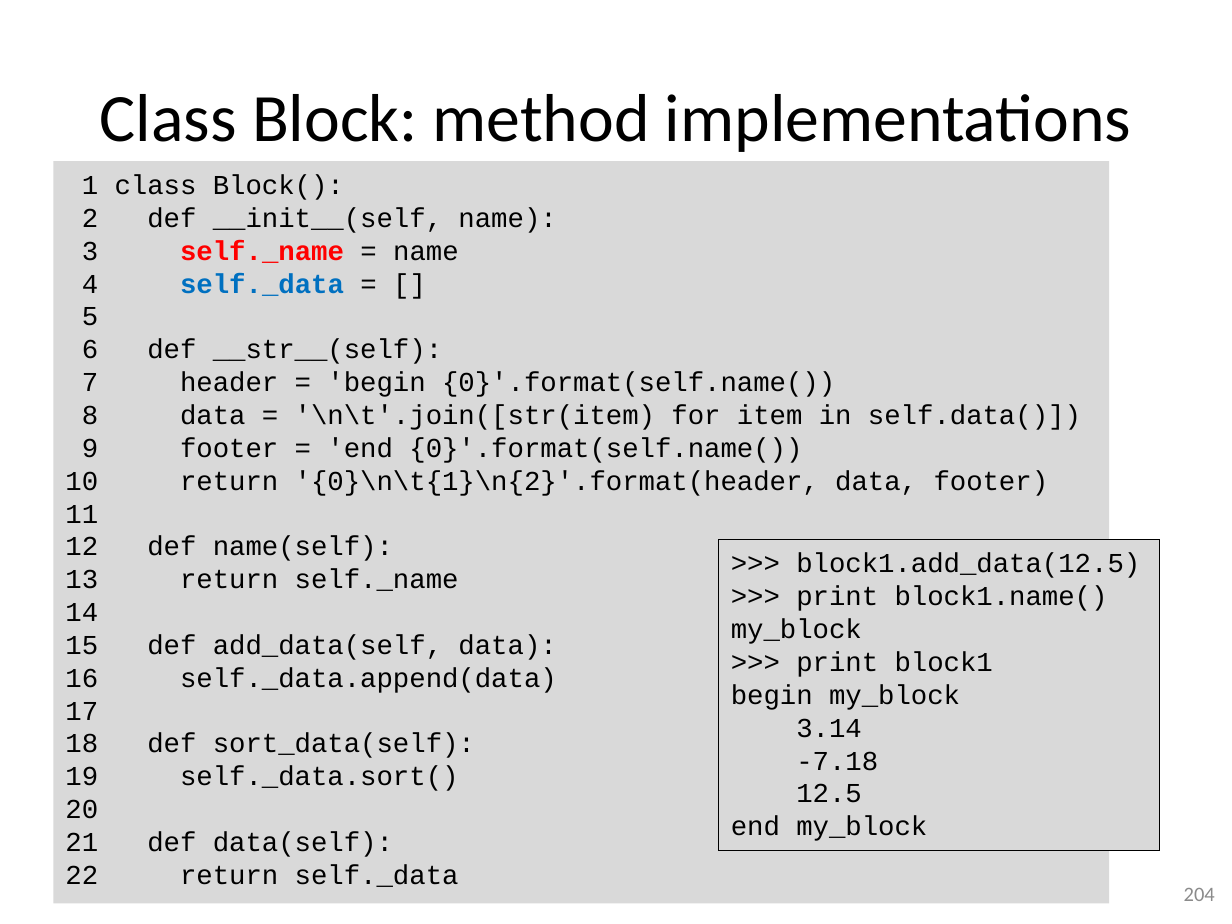
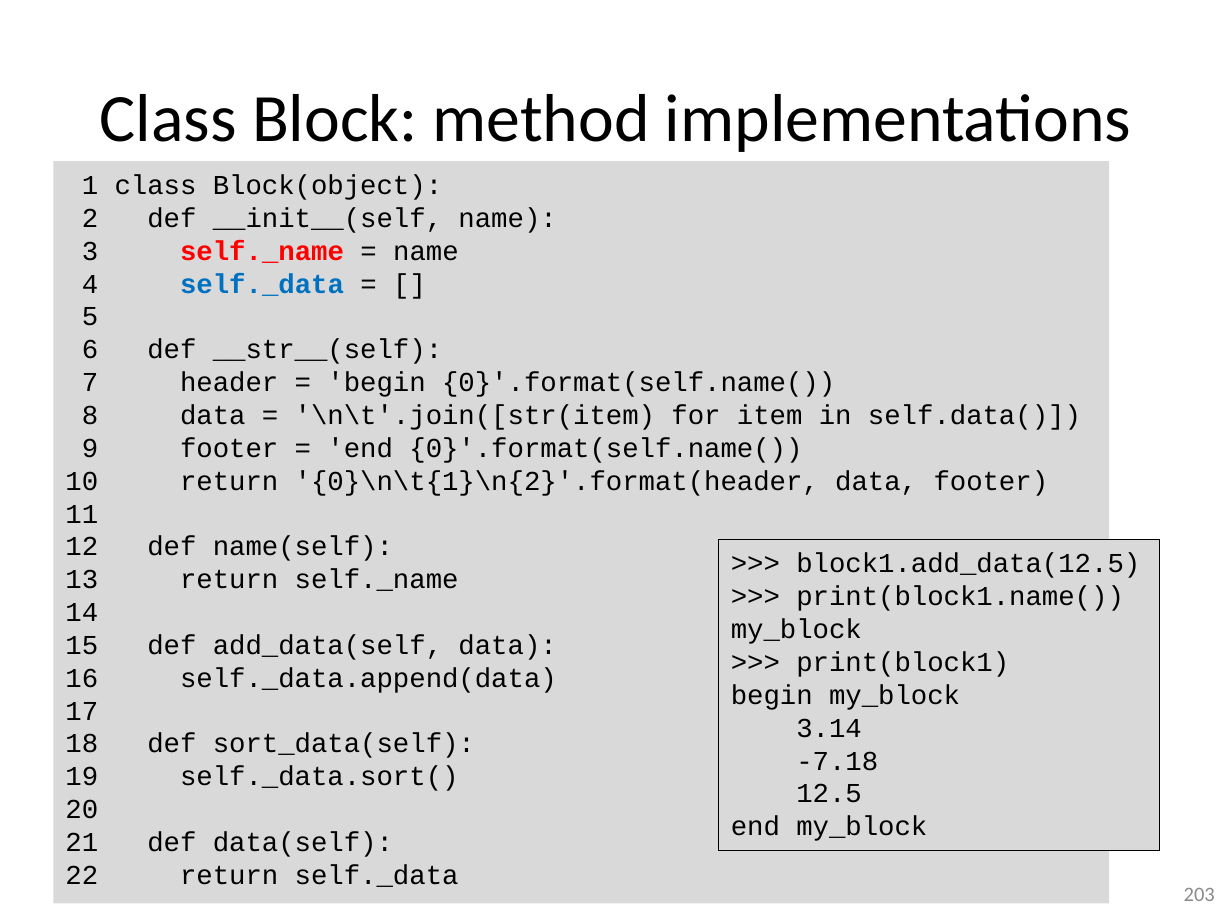
Before and after one commit to gjbex/training-material, a slide deck: slide 203 of Python/python-intro.pptx (slide 204 before the commit). Drawn at 1232x924 pixels with LibreOffice and Linux fonts; fonts in the diff are those of the drawing. Boxes give left, top, right and bottom in pixels: in the first picture for what was removed or moved away, otherwise in the second. Text is boxed around its words. In the diff, an @@ line names an element or a change of style, - is before the commit and + after.

```diff
--- a/Python/python-intro.pptx
+++ b/Python/python-intro.pptx
@@ text in rectangle at (x1=82, y1=175, x2=442, y2=200): text changed @@
-1 class Block():
+1 class Block(object):
@@ text in rectangle at (x1=796, y1=586, x2=1124, y2=611): text changed @@
->>> print block1.name()
+>>> print(block1.name())
@@ text in rectangle at (x1=796, y1=652, x2=1009, y2=677): text changed @@
->>> print block1
+>>> print(block1)
@@ page number at (x1=1184, y1=888, x2=1215, y2=901): text changed @@
-204
+203
```
Also in this commit, not shown: 31 other slides changed, 3 slides added, 1 slide removed.
